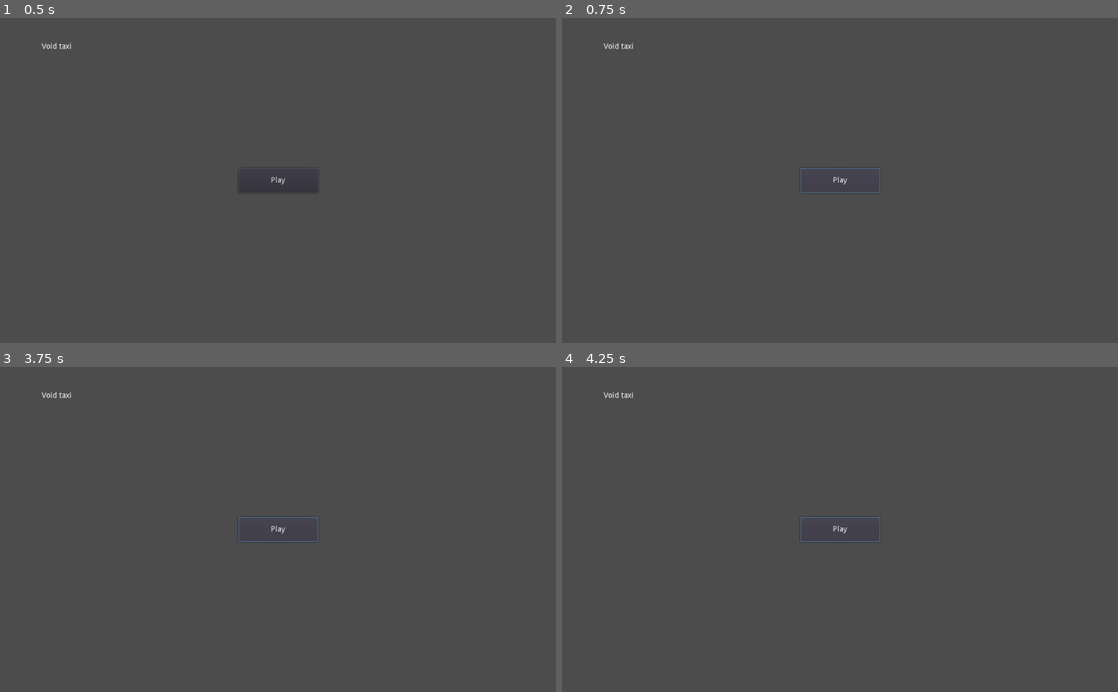
Above: before the commit, frames 1-4 (two rows, left to right).
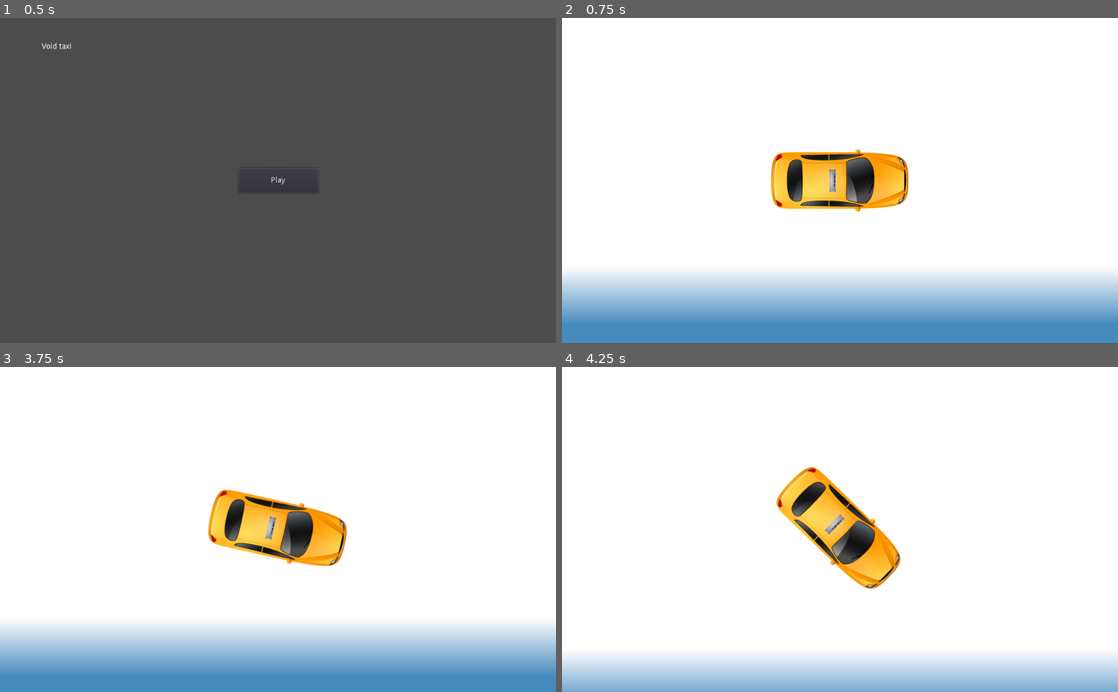
Above: after the commit, the same moments.

Repository: game-jam-team-gut/void-taxi
Game: Godot game, scene res://MainMenu.tscn
The game is run twice, just before and just after one commit, with the same random seed, the same clock (stepped at 60 frames per second) and the same inputs. The engine's default icon, where the game draws it, is replaced by a stand-in: a white triangle on a blue panel in a dark square.
Inputs (mouse positions are in pixels of both pictures, inside the frame that each line leads up to):
- Up to frame 1 (0.5 s): no input
- Up to frame 2 (0.75 s): click "Play" at 0.5 s
- Up to frame 3 (3.75 s): click (278, 529) at 1.25 s, where only the run before the commit has a clickable "Play"; tap Enter at 2, 3.5 s; hold Right (ui_right) 2.03-2.78 s; tap Space at 2.75 s; hold Down (ui_down) 2.78-3.53 s; hold Right (ui_right) from 3.53 s (still down)
- Up to frame 4 (4.25 s): keep holding Right (ui_right)

Frame 1 is identical in both runs. In frame 2, 100% of the frame differs, in the area x 0-100%, y 0-100%; in frame 3, 100%; in frame 4, 100%.

Commit message:
Taxi movement

Diff:
--- /dev/null
+++ b/KinematicBody2D.gd
@@ -0,0 +1,36 @@
+extends KinematicBody2D
+
+export (int) var speed = 0 #początkowa szybkość
+export (float) var rotation_speed = 1.1 #współczynnik obrotu
+
+var velocity = Vector2() #prędkość
+var rotation_dir #kierunek obrotu
+
+func get_input():
+	rotation_dir = 0 #początkowy kierunek obrotu
+	velocity = Vector2()
+	if Input.is_action_pressed('ui_right'): #prawo
+		if(speed>55 or speed<-55): #obrót zależny od szybkości, żeby nie dało się obracać w miejscu
+			rotation_dir += 1 #kierunek obrotu
+	if Input.is_action_pressed('ui_left'): #lewo
+		if(speed>55 or speed<-55): #obrót zależny od szybkości, żeby nie dało się obracać w miejscu
+			rotation_dir -= 1 #kierunek obrotu
+	if Input.is_action_pressed('ui_up'): #przód
+		if (speed < 440): #maksymalna szybkość do przodu
+			speed=speed+4 #przyspieszenie do przodu
+		velocity = Vector2(speed, 0).rotated(rotation)
+	else: speed=speed-4 #nie usuwać mi tego
+	if Input.is_action_pressed('ui_down'): #tył
+		if (speed > -220): #maksymalna szybkość do tyłu
+			speed=speed-2 #przyspieszenie do tyłu
+			if(speed>0):
+				speed=speed-8 #hamowanie
+		velocity = Vector2(speed, 0).rotated(rotation)
+	else: speed=speed+4 #nie usuwać mi tego
+	if InputDefault: #utrzymanie prędkości
+		velocity = Vector2(speed, 0).rotated(rotation)
+
+func _physics_process(delta):
+	get_input()
+	rotation += rotation_dir * rotation_speed * delta
+	velocity = move_and_slide(velocity)
--- /dev/null
+++ b/MainMenu.gd
@@ -0,0 +1,21 @@
+extends Control
+
+
+# Declare member variables here. Examples:
+# var a = 2
+# var b = "text"
+
+
+# Called when the node enters the scene tree for the first time.
+func _ready():
+	pass # Replace with function body.
+
+
+# Called every frame. 'delta' is the elapsed time since the previous frame.
+#func _process(delta):
+#	pass
+
+
+func _on_Button_pressed():
+	get_tree().change_scene("res://Void.tscn")
+	pass # Replace with function body.
--- a/MainMenu.tscn
+++ b/MainMenu.tscn
@@ -1,8 +1,11 @@
-[gd_scene format=2]
+[gd_scene load_steps=2 format=2]
+
+[ext_resource path="res://MainMenu.gd" type="Script" id=1]
 
 [node name="MainMenu" type="Control"]
 anchor_right = 1.0
 anchor_bottom = 1.0
+script = ExtResource( 1 )
 __meta__ = {
 "_edit_use_anchors_": false
 }
@@ -27,3 +30,7 @@
 margin_right = 73.5
 margin_bottom = 23.0
 text = "Play"
+__meta__ = {
+"_edit_use_anchors_": false
+}
+[connection signal="pressed" from="Button" to="." method="_on_Button_pressed"]
--- /dev/null
+++ b/Void.tscn
@@ -0,0 +1,32 @@
+[gd_scene load_steps=5 format=2]
+
+[ext_resource path="res://void-taxi.png" type="Texture" id=1]
+[ext_resource path="res://KinematicBody2D.gd" type="Script" id=2]
+[ext_resource path="res://icon.png" type="Texture" id=3]
+
+[sub_resource type="RectangleShape2D" id=1]
+extents = Vector2( 127.011, 57.3468 )
+
+[node name="Node2D" type="Node2D"]
+
+[node name="ParallaxBackground" type="ParallaxBackground" parent="."]
+
+[node name="ParallaxLayer" type="ParallaxLayer" parent="ParallaxBackground"]
+
+[node name="Sprite" type="Sprite" parent="ParallaxBackground/ParallaxLayer"]
+position = Vector2( 510.159, 297.426 )
+scale = Vector2( 119.024, 107.079 )
+texture = ExtResource( 3 )
+
+[node name="KinematicBody2D" type="KinematicBody2D" parent="."]
+position = Vector2( 512.578, 299.004 )
+script = ExtResource( 2 )
+
+[node name="CollisionShape2D" type="CollisionShape2D" parent="KinematicBody2D"]
+shape = SubResource( 1 )
+
+[node name="Sprite" type="Sprite" parent="KinematicBody2D/CollisionShape2D"]
+texture = ExtResource( 1 )
+
+[node name="Camera2D" type="Camera2D" parent="KinematicBody2D/CollisionShape2D"]
+current = true
Binary file added: void-taxi.png
Not shown, added: void-taxi.png.import
